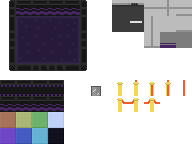
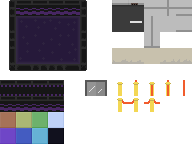
The second 192x160 image is a revision of the first. Changes to its layers:
painted on "Livello 8" over [left=112, top=32, right=192, bottom=64]
painted on "Livello 4" over [left=85, top=80, right=107, bottom=96]
